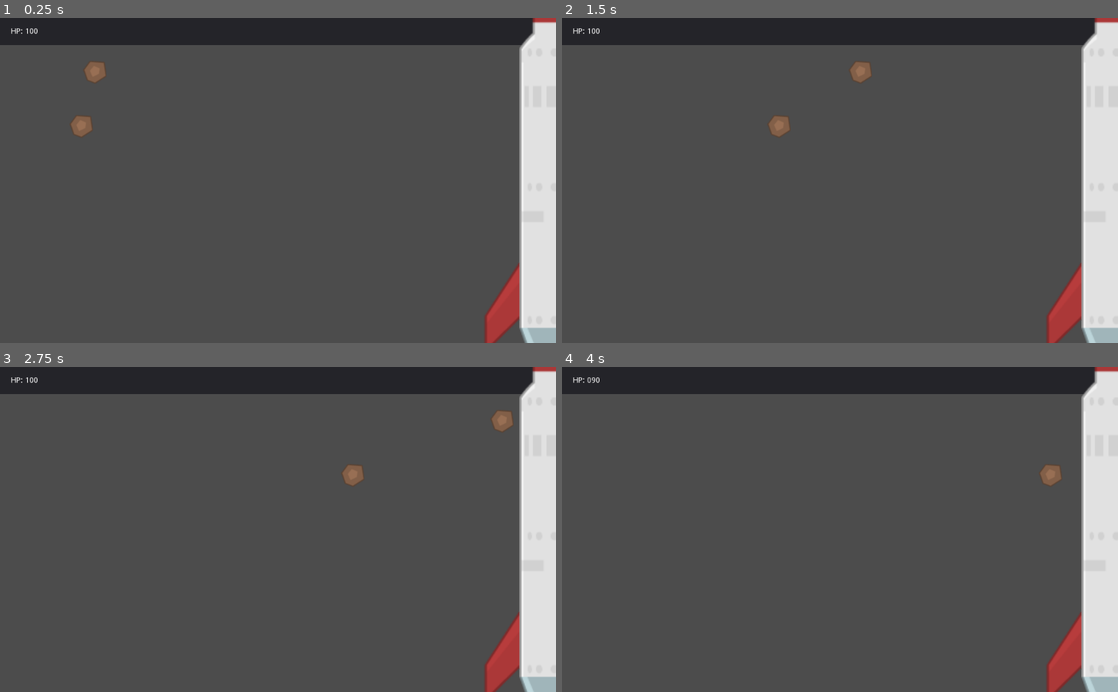
Above: before the commit, frames 1-4 (two rows, left to right).
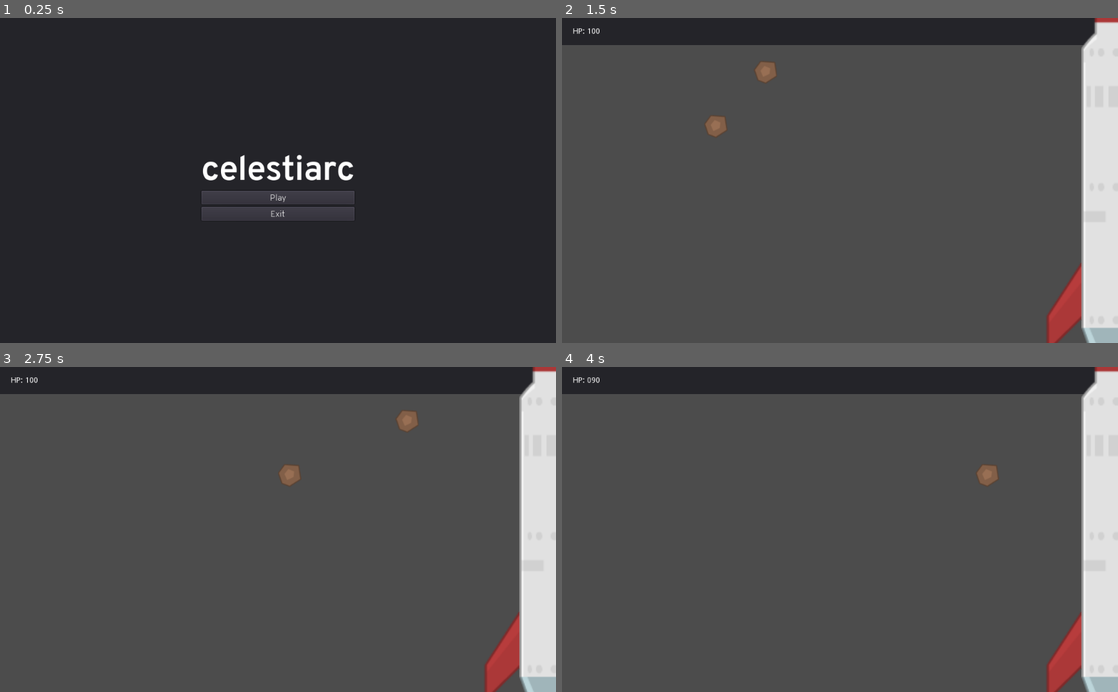
Above: after the commit, the same moments.

Repository: DrgnInventor/celestiarc
Game: Godot game, scene res://scenes/MainMenu.tscn
The game is run twice, just before and just after one commit, with the same random seed, the same clock (stepped at 60 frames per second) and the same inputs. Before the commit the project starts from res://scenes/Main.tscn.
Inputs (mouse positions are in pixels of both pictures, inside the frame that each line leads up to):
- Up to frame 1 (0.25 s): no input
- Up to frame 2 (1.5 s): click (840, 196) at 0.5 s, where only the run after the commit has a clickable "Play"
- Up to frame 3 (2.75 s): no input
- Up to frame 4 (4 s): no input

The runs differ from the first frame. In frame 1, 90% of the frame differs, in the area x 0-100%, y 0-100%; in frame 2, 0.7%; in frame 3, 0.7%; in frame 4, 0.4%.

Commit message:
Add logic to main menu and make it the main scene

Diff:
--- a/project.godot
+++ b/project.godot
@@ -16,7 +16,7 @@
 [application]
 
 config/name="celestiarc"
-run/main_scene="res://scenes/Main.tscn"
+run/main_scene="res://scenes/MainMenu.tscn"
 config/icon="res://icon.png"
 
 [rendering]
--- a/scenes/MainMenu.tscn
+++ b/scenes/MainMenu.tscn
@@ -1,4 +1,6 @@
-[gd_scene load_steps=5 format=2]
+[gd_scene load_steps=6 format=2]
+
+[ext_resource path="res://scripts/MainMenu.gd" type="Script" id=1]
 
 [sub_resource type="DynamicFontData" id=1]
 font_path = "res://assets/fonts/transpass/Transpass-Bold.ttf"
@@ -16,6 +18,7 @@
 [node name="MainMenu" type="Control"]
 anchor_right = 1.0
 anchor_bottom = 1.0
+script = ExtResource( 1 )
 __meta__ = {
 "_edit_use_anchors_": false
 }
--- /dev/null
+++ b/scripts/MainMenu.gd
@@ -0,0 +1,19 @@
+extends Control
+
+const main_scene_location = "res://scenes/Main.tscn"
+onready var play_button = $Panel/VBoxContainer/PlayButton
+onready var exit_button = $Panel/VBoxContainer/ExitButton
+
+
+func _ready():
+	play_button.connect("pressed", self, "_on_play_button_pressed")
+	exit_button.connect("pressed", self, "_on_exit_button_pressed")
+
+
+func _on_play_button_pressed():
+	# warning-ignore:return_value_discarded
+	get_tree().change_scene(main_scene_location)
+
+
+func _on_exit_button_pressed():
+	get_tree().quit()
